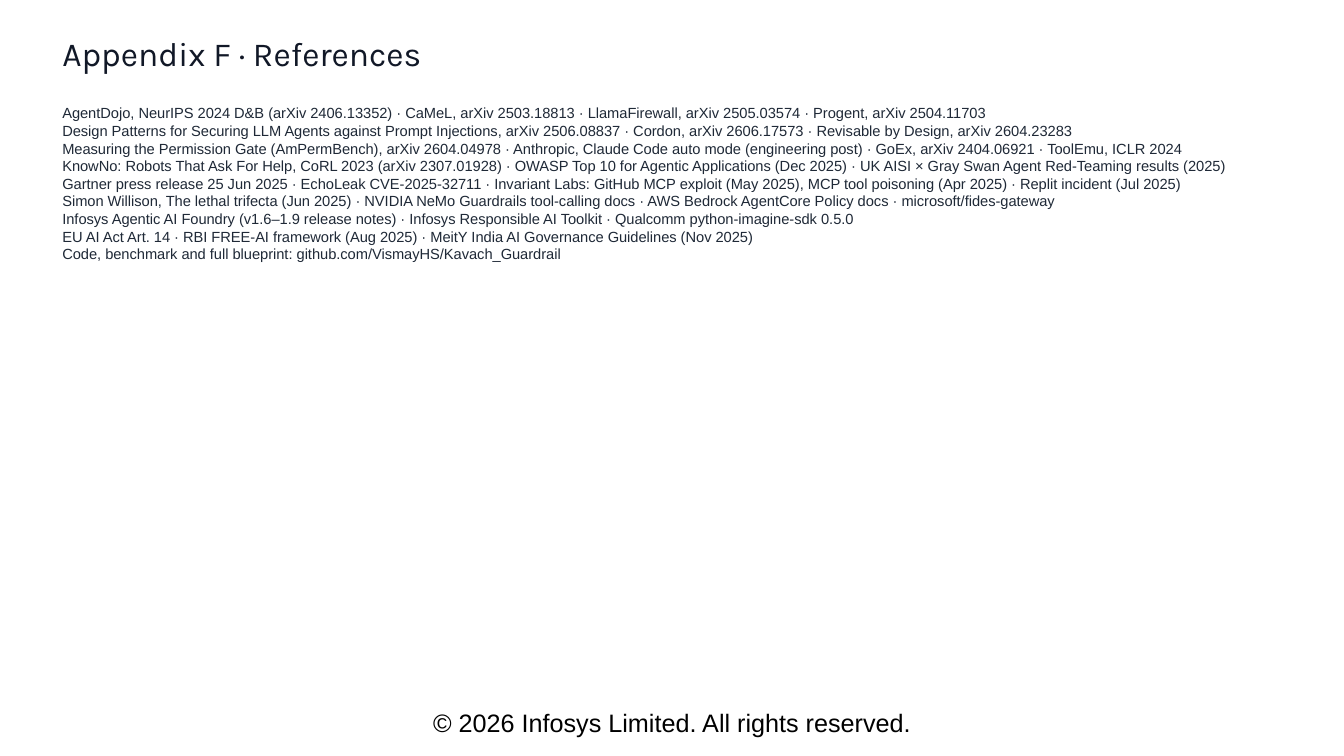
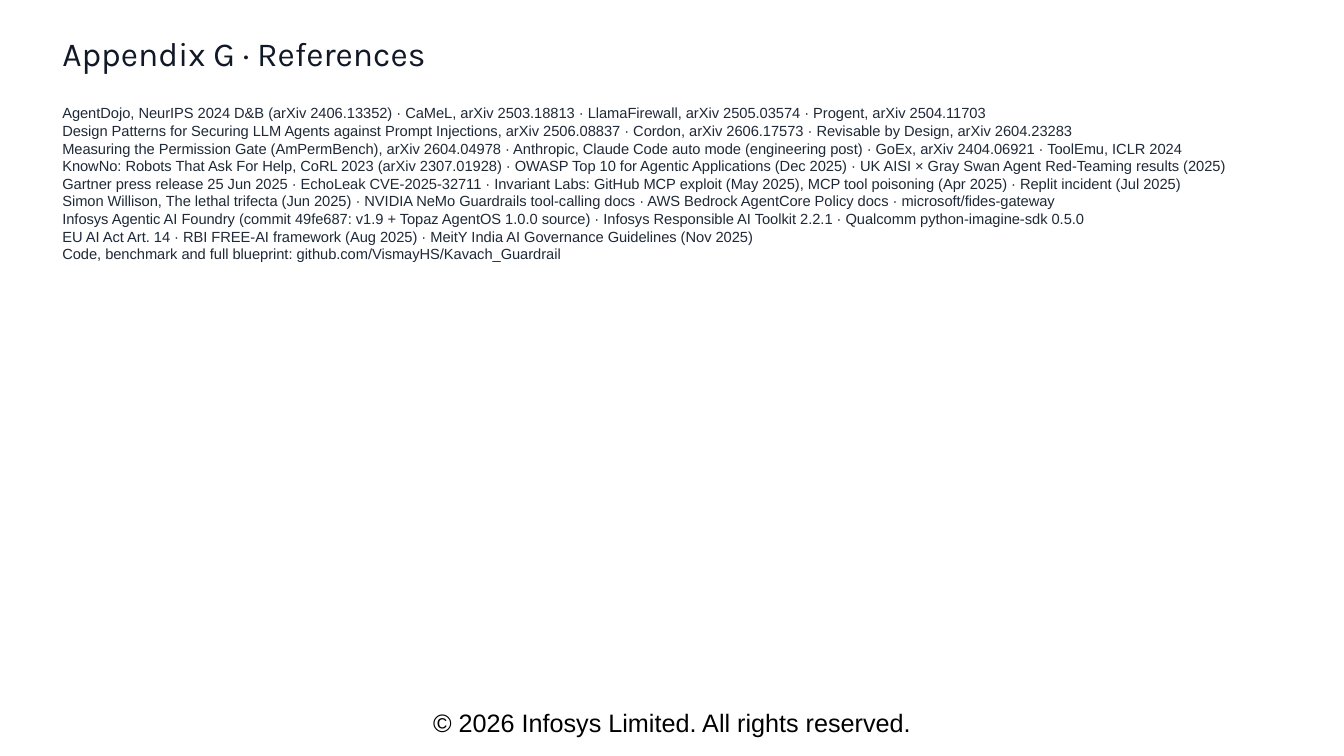
Before and after one commit to VismayHS/Kavach_Guardrail, a slide deck: slide 15 of deliverables/KAVACH_Solution_Deck.pptx (slide 14 before the commit). Drawn at 1344x756 pixels with LibreOffice and Linux fonts; fonts in the diff are those of the drawing; background and template pictures are left out. Boxes give left, top, right and bottom in pixels: in the first picture for what was removed or moved away, otherwise in the second. Text is boxed around its words. In the diff, an @@ line names an element or a change of style, - is before the commit and + after.

```diff
--- a/deliverables/KAVACH_Solution_Deck.pptx
+++ b/deliverables/KAVACH_Solution_Deck.pptx
@@ text at [62,43,425,74]: text changed @@
-Appendix F · References
+Appendix G · References
@@ text at [62,213,1085,227]: text changed @@
-Infosys Agentic AI Foundry (v1.6–1.9 release notes) · Infosys Responsible AI Toolkit · Qualcomm python-imagine-sdk 0.5.0
+Infosys Agentic AI Foundry (commit 49fe687: v1.9 + Topaz AgentOS 1.0.0 source) · Infosys Responsible AI Toolkit 2.2.1 · Qualcomm python-imagine-sdk 0.5.0
```
Also in this commit, not shown: 2 other slides changed, 1 slide added, 12 other files.
